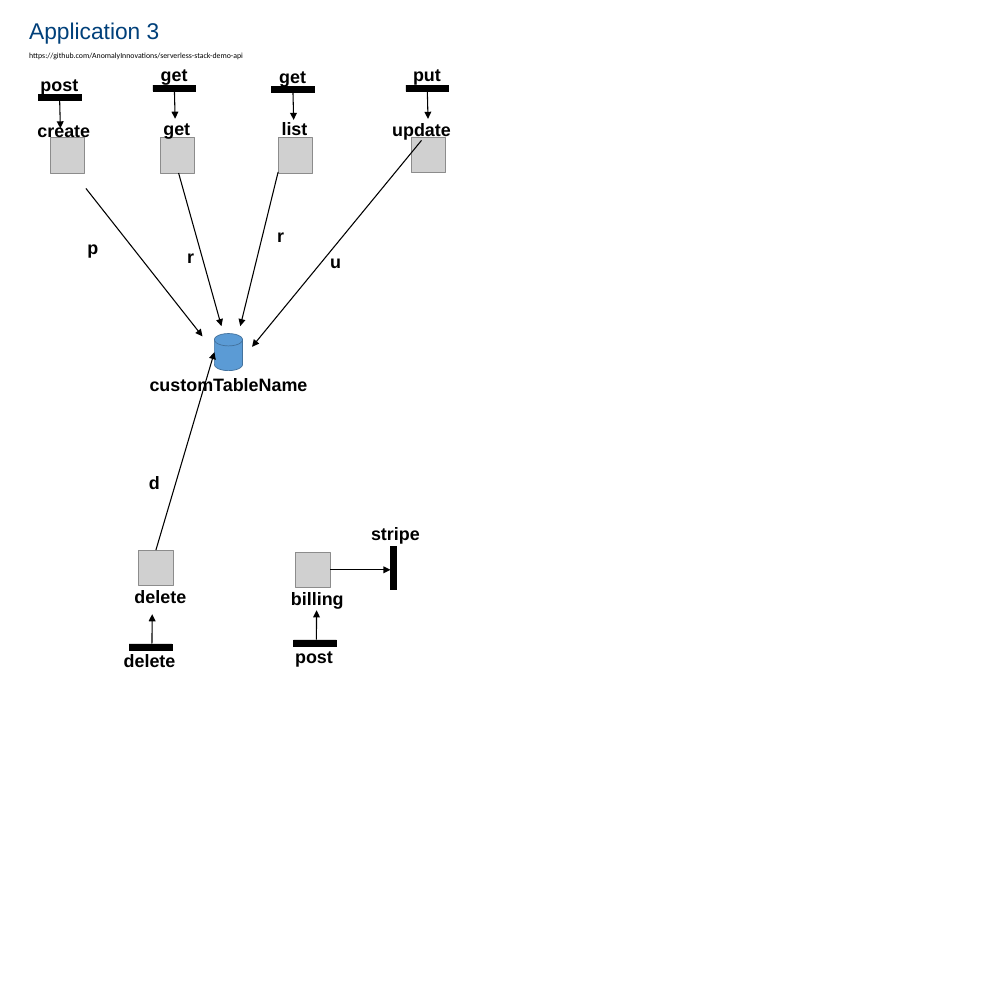
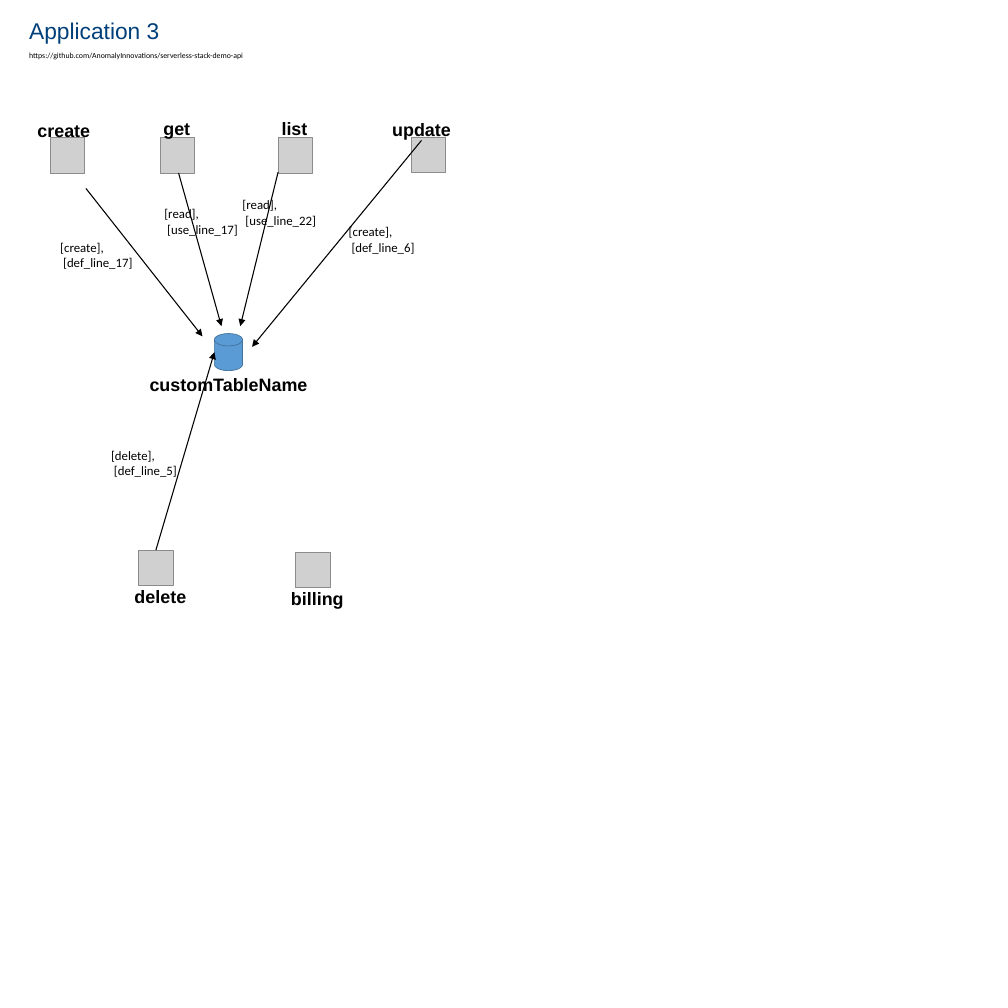
Before and after one commit to snwinz/ServerlessApplicationIdentification, a slide deck: slide 3 of Data/ModelsOfApplications.pptx. Drawn at 1008x1008 pixels with LibreOffice and Linux fonts; fonts in the diff are those of the drawing; grey boxes stand for pictures. Boxes give left, top, right and bottom in pixels: in the first picture for what was removed or moved away, otherwise in the second. Text is boxed around its words. In the diff, an @@ line names an element or a change of style, - is before the commit and + after.

```diff
--- a/Data/ModelsOfApplications.pptx
+++ b/Data/ModelsOfApplications.pptx
@@ text removed at [40,79,78,95] @@
-post
@@ rectangle removed at [153,85,196,91] @@
@@ text removed at [161,68,188,86] @@
-get
@@ rectangle removed at [271,86,314,92] @@
@@ text removed at [279,71,306,87] @@
-get
@@ rectangle removed at [406,85,449,91] @@
@@ text removed at [413,69,441,86] @@
-put
@@ rectangle removed at [38,95,81,101] @@
@@ arrow removed from (60, 101) to (60, 128) @@
@@ arrow removed from (175, 91) to (175, 119) @@
@@ arrow removed from (293, 92) to (294, 120) @@
@@ arrow removed from (427, 91) to (428, 119) @@
@@ text added at [164,208,238,238], 18 pt, text #000000 @@
+[read],
+[use_line_17]
@@ text added at [242,199,316,229], 18 pt, text #000000 @@
+[read],
+[use_line_22]
@@ text removed at [277,232,284,242] @@
-r
@@ text added at [349,226,415,254], 18 pt, text #000000 @@
+[create],
+[def_line_6]
@@ text added at [60,242,132,269], 18 pt, text #000000 @@
+[create],
+[def_line_17]
@@ text removed at [87,244,98,258] @@
-p
@@ text removed at [187,253,194,263] @@
-r
@@ text removed at [330,258,341,268] @@
-u
@@ text added at [111,450,177,480], 18 pt, text #000000 @@
+[delete],
+[def_line_5]
@@ text removed at [149,476,160,489] @@
-d
@@ text removed at [371,527,420,544] @@
-stripe
@@ rectangle removed at [391,546,397,589] @@
@@ arrow removed from (330, 570) to (391, 570) @@
@@ arrow removed from (152, 644) to (152, 614) @@
@@ arrow removed from (316, 639) to (316, 610) @@
@@ text removed at [124,654,176,667] @@
-delete
@@ rectangle removed at [129,644,172,650] @@
@@ rectangle removed at [293,640,336,646] @@
@@ text removed at [295,651,333,667] @@
-post
```
Also in this commit, not shown: 9 other slides changed, 3 slides added, 4 other files.
